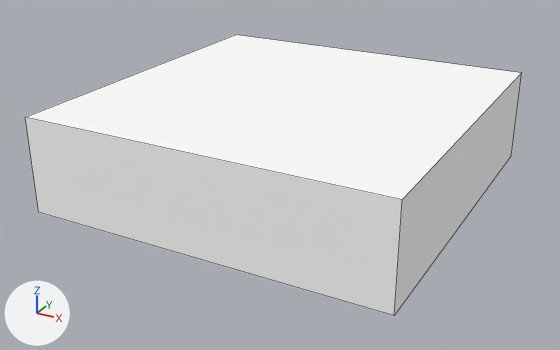
The Blender file resource/Materials/Model/plate-down.blend, before and after one commit.
Both versions are drawn from a camera (50 mm lens) standing at (1.42, -2.71, 1.38) and looking at (-0.02, -0.08, 0.06). Arrows for +X, +Y and +Z are at lower left; the lights stay in place. Mesh edges are drawn as thin lines.

Script lines for the objects in view, before the commit:
```python
me_cube = bpy.data.meshes.new('Cube')
me_cube.from_pydata(...)  # a box spanning x -1.0..1.0, y -1.0..1.0, z -1.0..1.0
me_cube.materials.append(mat_material)  # its picture is missing
ob_cube = bpy.data.objects.new('Cube', me_cube)
ob_cube.location = (0.0, 0.0, 0.2)
ob_cube.scale = (0.75, 0.75, 0.2)
```
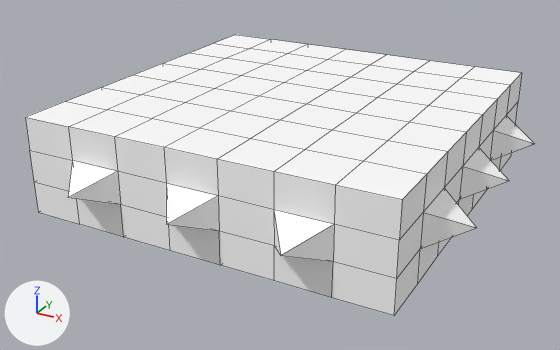
Pixel boxes (x1, y1, x2, y2) of what changed, in the pictures (560 x 350 px):
'Cube', reshaped
    before: (25, 35, 522, 315)
    after: (25, 35, 534, 315)

The change, as a list of edits to the scene's bpy script:
```text
Change me_cube:
    used by ob_cube; location = (0.0, 0.0, 0.2); scale = (0.75, 0.75, 0.2)
    remove me_cube.from_pydata(...)  # 8 vertices, 6 faces; spans x -1.0..1.0, y -1.0..1.0, z -1.0..1.0
    add me_cube.from_pydata(...)  # 196 vertices, 218 faces; spans x -1.2..1.2, y -1.2..1.2, z -1.0..1.0
    me_cube part 1
    6 faces are deleted
    16 vertices are added at x -1.2..1.2, y -1.2..1.2, z -1.0..1.0
    6 new vertices lie (0.0, -0.29, 0.0) away from vertices in x -1.0..1.0, y 1.0, z -1.0..1.0
    8 new vertices lie (0.0, 0.0, 0.67) away from vertices in x -1.0..1.0, y -1.0..1.0, z -1.0
    8 new vertices lie (-0.28, 0.0, 0.0) away from vertices in x 0.71, y -1.0..1.0, z -1.0..1.0
    10 new vertices lie (0.0, -0.28, 0.0) away from vertices in x -1.0..1.0, y 0.71, z -1.0..1.0
    12 new vertices lie (0.0, 0.0, -0.67) away from vertices in x -1.0..1.0, y -1.0..1.0, z 1.0
    12 new vertices lie (-0.29, 0.0, 0.0) away from vertices in x 0.43, y -1.0..1.0, z -1.0..1.0
    14 new vertices lie (0.0, -0.29, 0.0) away from vertices in x -1.0..1.0, y 0.43, z -1.0..1.0
    14 new vertices lie (-0.28, 0.0, 0.0) away from vertices in x 0.14, y -1.0..1.0, z -1.0..1.0
    16 new vertices lie (0.0, -0.28, 0.0) away from vertices in x -1.0..1.0, y 0.14, z -1.0..1.0
    16 new vertices lie (-0.29, 0.0, 0.0) away from vertices in x -0.14, y -1.0..1.0, z -1.0..1.0
    18 new vertices lie (0.0, -0.29, 0.0) away from vertices in x -1.0..1.0, y -0.14, z -1.0..1.0
    18 new vertices lie (0.29, 0.0, 0.0) away from vertices in x -1.0, y -1.0..1.0, z -1.0..1.0
    20 new vertices lie (0.0, 0.29, 0.0) away from vertices in x -1.0..1.0, y -1.0, z -1.0..1.0
    218 new faces join them
```
